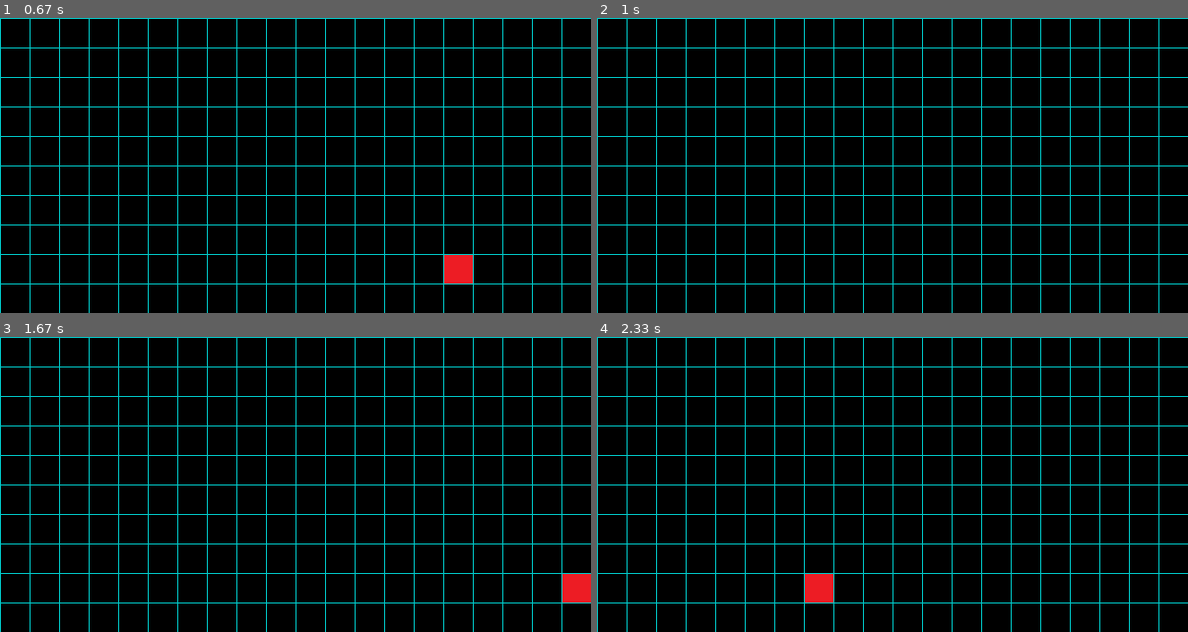
Above: before the commit, frames 1-4 (two rows, left to right).
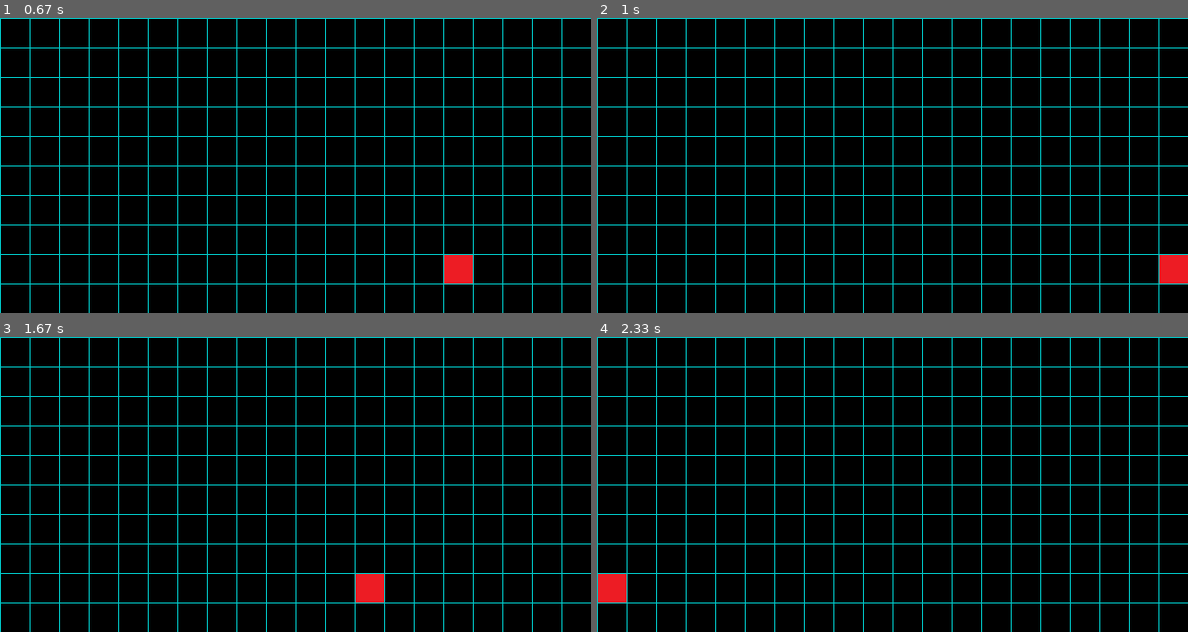
Above: after the commit, the same moments.

Repository: KechuXIV/JumperPY
Game: pygame game, started from Jumper.UI/main.py
The game is run twice, just before and just after one commit, with the same random seed, the same clock (stepped at 60 frames per second) and the same inputs. The source is Python 2; it was converted automatically to run under Python 3.
Inputs:
- Up to frame 1 (0.67 s): hold D from 0.33 s (still down)
- Up to frame 2 (1 s): release D at 0.8 s; hold D from 0.83 s (still down)
- Up to frame 3 (1.67 s): release D at 1.3 s; hold A from 1.33 s (still down)
- Up to frame 4 (2.33 s): release A at 1.87 s; hold A 1.9-2.3 s

Frame 1 is identical in both runs. In frame 2, 0.5% of the frame differs, in the area x 95-100%, y 80-90%; in frame 3, 0.9%, in the area x 60-100%, y 80-90%; in frame 4, 0.9%.

Commit message:
Se controla que el objeto no salga de la pantalla

Diff:
--- a/Jumper.Core/Potato.py
+++ b/Jumper.Core/Potato.py
@@ -9,9 +9,10 @@
 
 class Potato():
 
-	def __init__(self, spriteManager):
+	def __init__(self, screenCords, spriteManager):
 		self.__SPEED__ = Point(30, 45)
 		self.__SPRITEMANAGER__ = spriteManager
+		self.__SCREEN__ = screenCords
 
 		self.ActualPosition = Point(30*8,30*8)
 		self.CreateSprite()
@@ -27,7 +28,6 @@
 
 	def CreateSprite(self):
 		imagePath = os.path.join('..', 'Jumper.Core','Resources','redbox.png')
-		print(imagePath)
 		width = 30
 		height = 30
 
@@ -57,8 +57,12 @@
 	def Motion(self, keysPressed):
 		if(Key.A in keysPressed):
 			self.ActualPosition.X -= self.__SPEED__.X
+			if(self.ActualPosition.X < 0):
+				self.ActualPosition.X = 0
 		elif(Key.D in keysPressed):
 			self.ActualPosition.X += self.__SPEED__.X
+			if(self.ActualPosition.X > self.__SCREEN__.X - self.__SPEED__.X):
+				self.ActualPosition.X = self.__SCREEN__.X - self.__SPEED__.X
 
 		if(Key.Space in keysPressed):
 			self.JumpInitialize()
--- a/Jumper.Test/PotatoTest.py
+++ b/Jumper.Test/PotatoTest.py
@@ -17,8 +17,11 @@
 class PotatoTest(unittest.TestCase):
 
     def setUp(self):
+        screenWidth = 600
+        screenHeight = 300
+        screen = Point(screenWidth, screenHeight)
         self.spriteManager = PygameSpriteManager()
-        self.potato = Potato(self.spriteManager)
+        self.potato = Potato(screen, self.spriteManager)
 
     def test_MovePotato(self):
         expectedPosition = self.potato.ActualPosition
@@ -95,6 +98,26 @@
         self.assertTrue(self.potato.isJumping)
         self.assertEqual(expectedStartJumpingCord, self.potato.startJumpingCord)
 
+    def test_PotatoCantGoOutsideFromScreenEnding(self):
+        self.potato.ActualPosition.X = self.potato.__SCREEN__.X
+
+        keysPressed = []
+        keysPressed.append(Key.D)
+
+        sprite = self.potato.Motion(keysPressed)
+
+        self.assertEqual(sprite.rect.x, self.potato.__SCREEN__.X - self.potato.__SPEED__.X)
+
+    def test_PotatoCantGoOutsideFromScreenStart(self):
+        self.potato.ActualPosition.X = 0
+
+        keysPressed = []
+        keysPressed.append(Key.A)
+
+        sprite = self.potato.Motion(keysPressed)
+
+        self.assertEqual(sprite.rect.x, 0)
+
     def test_GetPotatoSprite(self):
         expectedPosition = self.potato.ActualPosition
 
--- a/Jumper.UI/main.py
+++ b/Jumper.UI/main.py
@@ -12,11 +12,10 @@
 from PygameSpriteManager import *
 
 pygame.init()
-screenWidth = 600
-screenHeight = 300
-screen = pygame.display.set_mode((screenWidth, screenHeight))
+screenCords = Point(600, 300)
+screen = pygame.display.set_mode((screenCords.X, screenCords.Y))
 pygameSpriteManager = PygameSpriteManager()
-potato = Potato(pygameSpriteManager)
+potato = Potato(screenCords, pygameSpriteManager)
 allSprites = pygame.sprite.Group()
 allSprites.add(potato.GetSprite())
 
Not shown, changed: Jumper.Core/Potato.pyc
